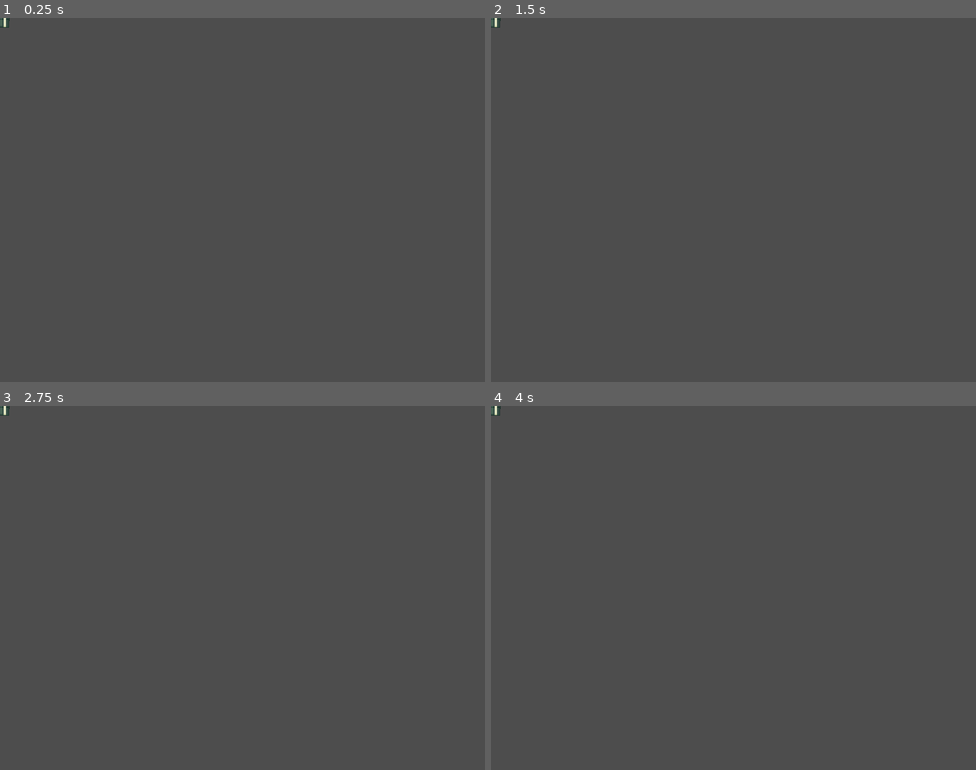
Above: before the commit, frames 1-4 (two rows, left to right).
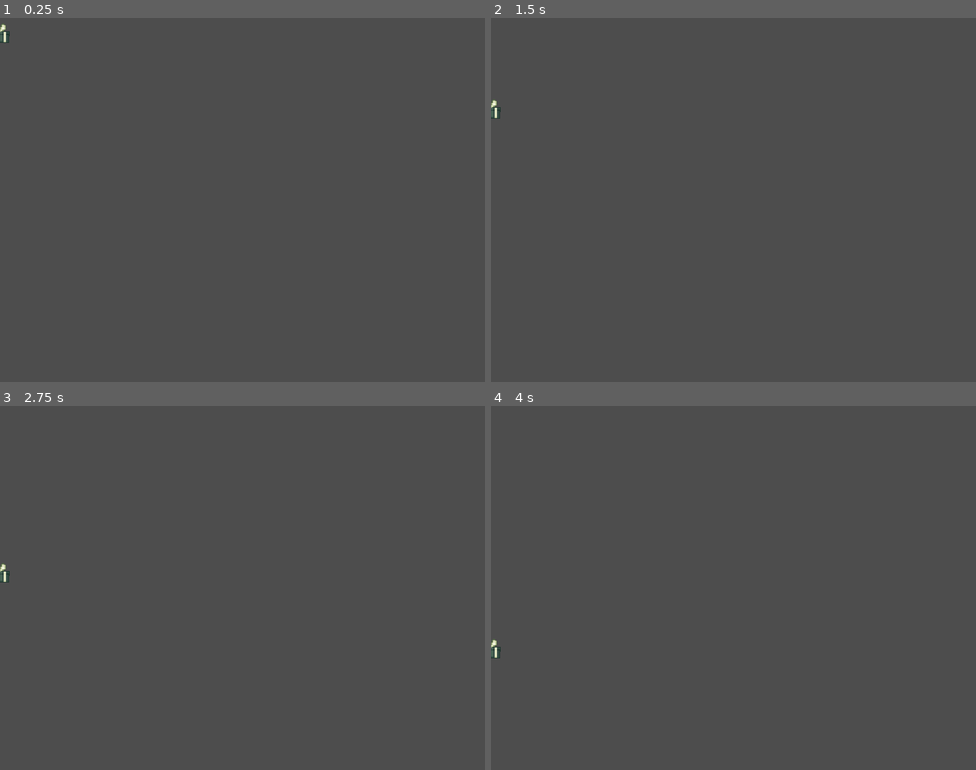
Above: after the commit, the same moments.

Repository: aysieelf/Snow-Break
Game: Godot game, scene res://levels/scenes/gameplay/bonus_points_powerup.tscn
Same seed, same stepped clock (60 frames per second), same inputs: the game is played once before the commit and once after it. This scene is started directly instead of the project's main scene.
Inputs:
- Up to frame 1 (0.25 s): no input
- Up to frame 2 (1.5 s): hold Right (move_right) 0.53-1.28 s; hold A (move_left) from 1.28 s (still down)
- Up to frame 3 (2.75 s): release A (move_left) at 2.03 s; hold Right (move_right) from 2.03 s (still down)
- Up to frame 4 (4 s): release Right (move_right) at 3.53 s; hold A (move_left) from 3.53 s (still down)

The runs differ from the first frame. In frame 1, 0.1% of the frame differs, in the area x 0-2%, y 0-7%; in frame 2, 0.1%, in the area x 0-2%, y 0-28%; in frame 3, 0.1%; in frame 4, 0.1%.

Commit message:
update: bonus_points_powerup.tscn

Diff:
--- a/winter-splinter/levels/scenes/gameplay/bonus_points_powerup.tscn
+++ b/winter-splinter/levels/scenes/gameplay/bonus_points_powerup.tscn
@@ -1,18 +1,18 @@
 [gd_scene load_steps=4 format=3 uid="uid://blhrsaw2a6plx"]
 
 [ext_resource type="Texture2D" uid="uid://bhaskw1m4fp3i" path="res://assets/sprites/powerups/extra_points.png" id="1_2u6p1"]
-[ext_resource type="Script" path="res://levels/scenes/gameplay/collision_shape_2d.gd" id="2_fb6wn"]
+[ext_resource type="Script" path="res://levels/scenes/gameplay/bonus_points_powerup.gd" id="1_b1oc1"]
 
 [sub_resource type="RectangleShape2D" id="RectangleShape2D_vsfhl"]
 size = Vector2(32, 32)
 
 [node name="BonusPointsPowerup" type="Area2D"]
+script = ExtResource("1_b1oc1")
 
 [node name="Sprite2D" type="Sprite2D" parent="."]
 texture = ExtResource("1_2u6p1")
 
 [node name="CollisionShape2D" type="CollisionShape2D" parent="."]
 shape = SubResource("RectangleShape2D_vsfhl")
-script = ExtResource("2_fb6wn")
 
 [node name="Timer" type="Timer" parent="."]
